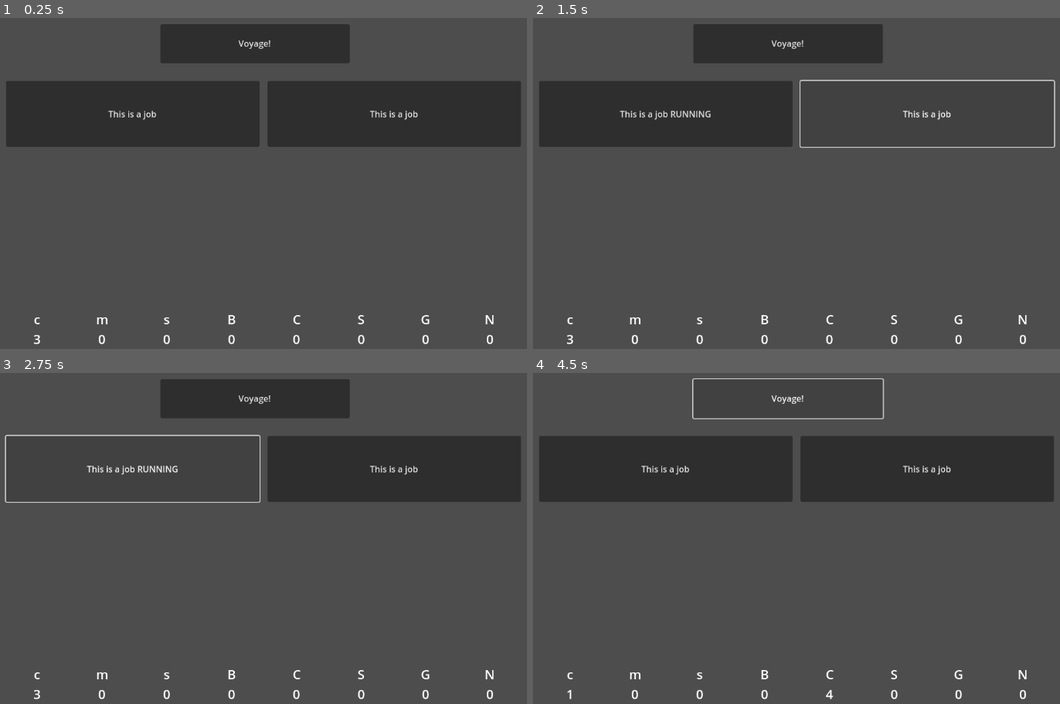
Above: before the commit, frames 1-4 (two rows, left to right).
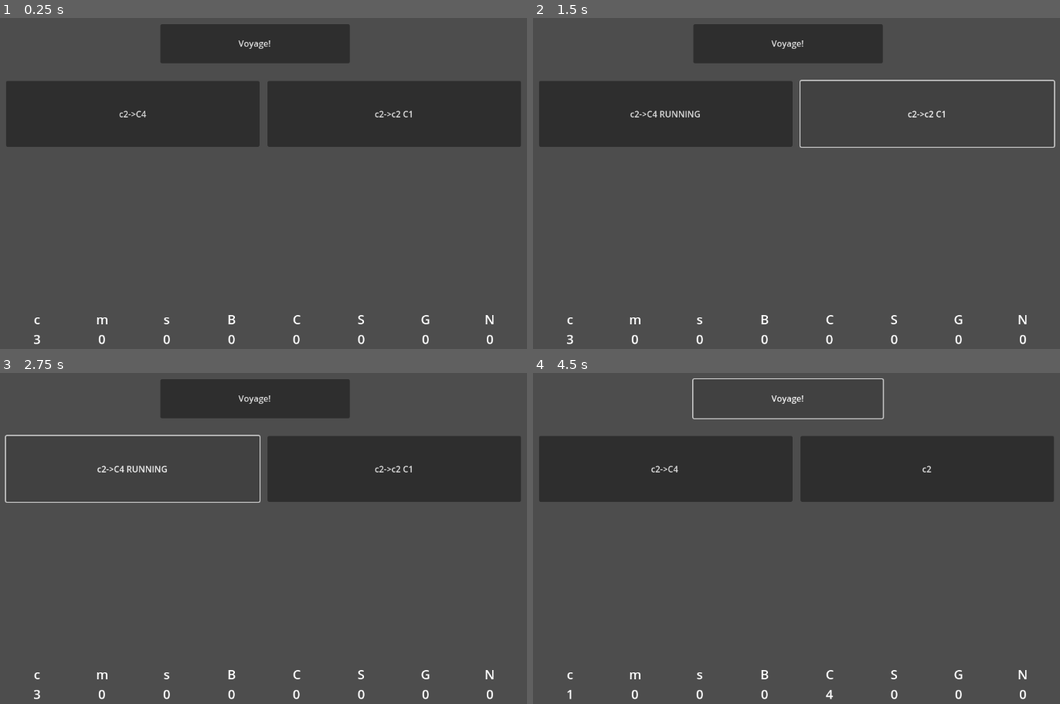
Above: after the commit, the same moments.

Repository: scarlettjclark/pencil-coloured-pirates
Game: Godot game, scene res://Scenes/prototype_voyage_phase.tscn
Two runs of this game, one before a commit and one after it. Both use one fixed random seed, a clock stepped at 60 frames per second and the inputs below.
Inputs (mouse positions are in pixels of both pictures, inside the frame that each line leads up to):
- Up to frame 1 (0.25 s): no input
- Up to frame 2 (1.5 s): click (664, 113) at 0.5 s, where only the run before the commit has a clickable "This is a job"; click (928, 113) at 1.25 s, where only the run before the commit has a clickable "This is a job"
- Up to frame 3 (2.75 s): click (131, 468) at 2 s, where only the run before the commit has a clickable "This is a job RUNNING"
- Up to frame 4 (4.5 s): click (664, 468) at 2.75 s, where only the run after the commit has a clickable "c2->C4 RUNNING"; click (928, 468) at 3.5 s, where only the run after the commit has a clickable "c2->c2 C1"; click "Voyage!" at 4.25 s

The runs differ from the first frame. In frame 1, 0.2% of the frame differs, in the area x 20-80%, y 27-31%; in frame 2, 0.4%, in the area x 16-80%, y 27-31%; in frame 3, 0.4%; in frame 4, 0.2%.

Commit message:
added text to the buttons

Diff:
--- a/prototype-voyage-phase/Scripts/goods.gd
+++ b/prototype-voyage-phase/Scripts/goods.gd
@@ -72,13 +72,9 @@
 		goods_dict[type] -= to_spend.goods_dict[type]
 
 func has_room_for_more(cost : Goods, current_load : Goods) -> bool:
-	print("Current store:\n" + _to_string())
-	print("Current load:\n" + str(current_load))
 	var combined = Goods.new()
 	combined.add(cost)
 	combined.add(current_load)
-	print ("Combined:\n" + str(combined))
-	print("Result: " + str(has_cost(combined)))
 	return has_cost(combined)
 
 func _to_string() -> String:
@@ -87,3 +83,14 @@
 		if goods_dict[type] != 0:
 			string += type + ": " + str(goods_dict[type]) + "\n"
 	return string
+
+func to_shorthand_label() -> String:
+	var string := ""
+	for type in goods_dict.keys():
+		if goods_dict[type] != 0:
+			var initial = type[0]
+			if type == "Crew" or type == "Munitions" or type == "Supplies":
+				initial = initial.to_lower()
+			string += initial + str(goods_dict[type]) + " "
+
+	return string.substr(0, string.length() - 1)
--- a/prototype-voyage-phase/Scripts/job.gd
+++ b/prototype-voyage-phase/Scripts/job.gd
@@ -4,3 +4,6 @@
 
 @export var cost : Goods
 @export var result : Goods
+
+func to_shorthand_label():
+	return cost.to_shorthand_label() + "->" + result.to_shorthand_label()
--- a/prototype-voyage-phase/Scripts/job_button.gd
+++ b/prototype-voyage-phase/Scripts/job_button.gd
@@ -7,7 +7,7 @@
 
 func _init(the_job : Job):
 	job = the_job
-	text = "This is a job"
+	text = job.to_shorthand_label()
 	pressed.connect(_on_pressed)
 
 func _on_pressed() -> void:
@@ -17,4 +17,4 @@
 	text += " RUNNING"
 
 func set_not_running() -> void:
-	text = text.substr(0, "This is a job".length())
+	text = text.substr(0, text.length() - 7)
